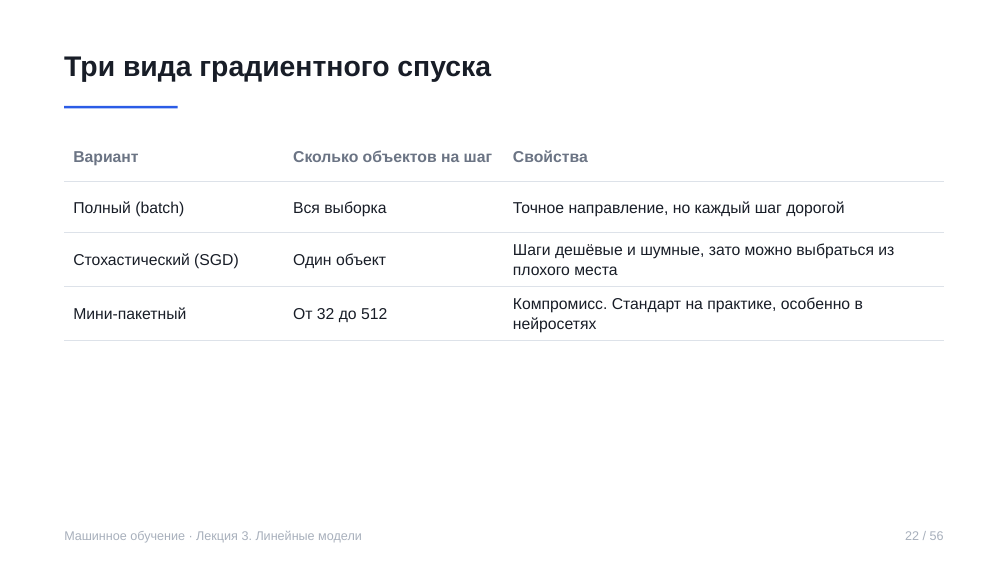
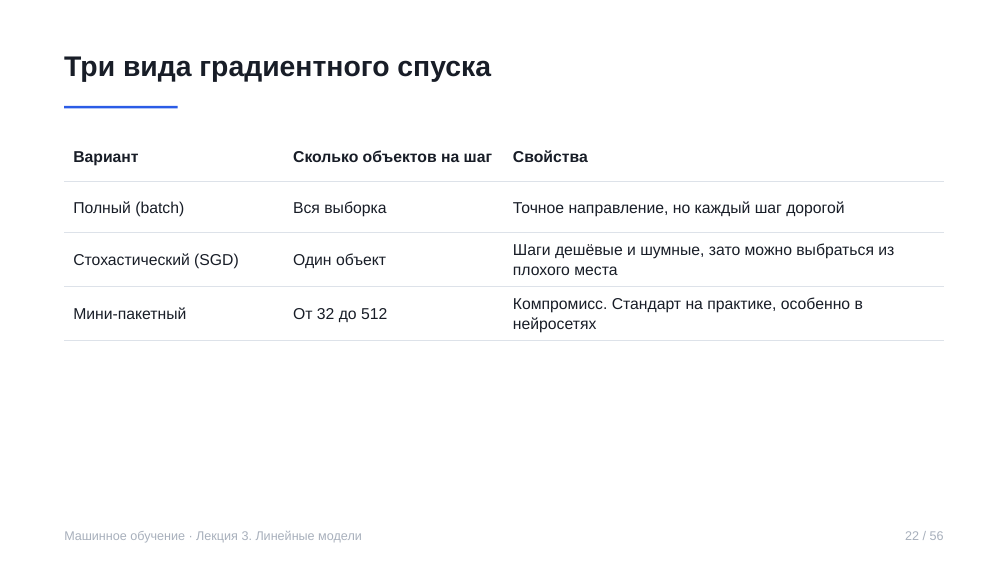
Before and after one commit to rustam-azimov/ml-course-hse, a slide deck: slide 22 of lectures/lecture03.pptx. Drawn at 1008x567 pixels with LibreOffice and Linux fonts; fonts in the diff are those of the drawing. Boxes give left, top, right and bottom in pixels: in the first picture for what was removed or moved away, otherwise in the second. Text is boxed around its words. In the diff, an @@ line names an element or a change of style, - is before the commit and + after.

```diff
--- a/lectures/lecture03.pptx
+++ b/lectures/lecture03.pptx
@@ table at [64, 130, 944, 337] @@
@@ text colour #6B7484 to #181D27 in "Вариант", "Сколько объектов на шаг", "Свойства" @@
```
Also in this commit, not shown: 49 other slides changed, 5 other files.
